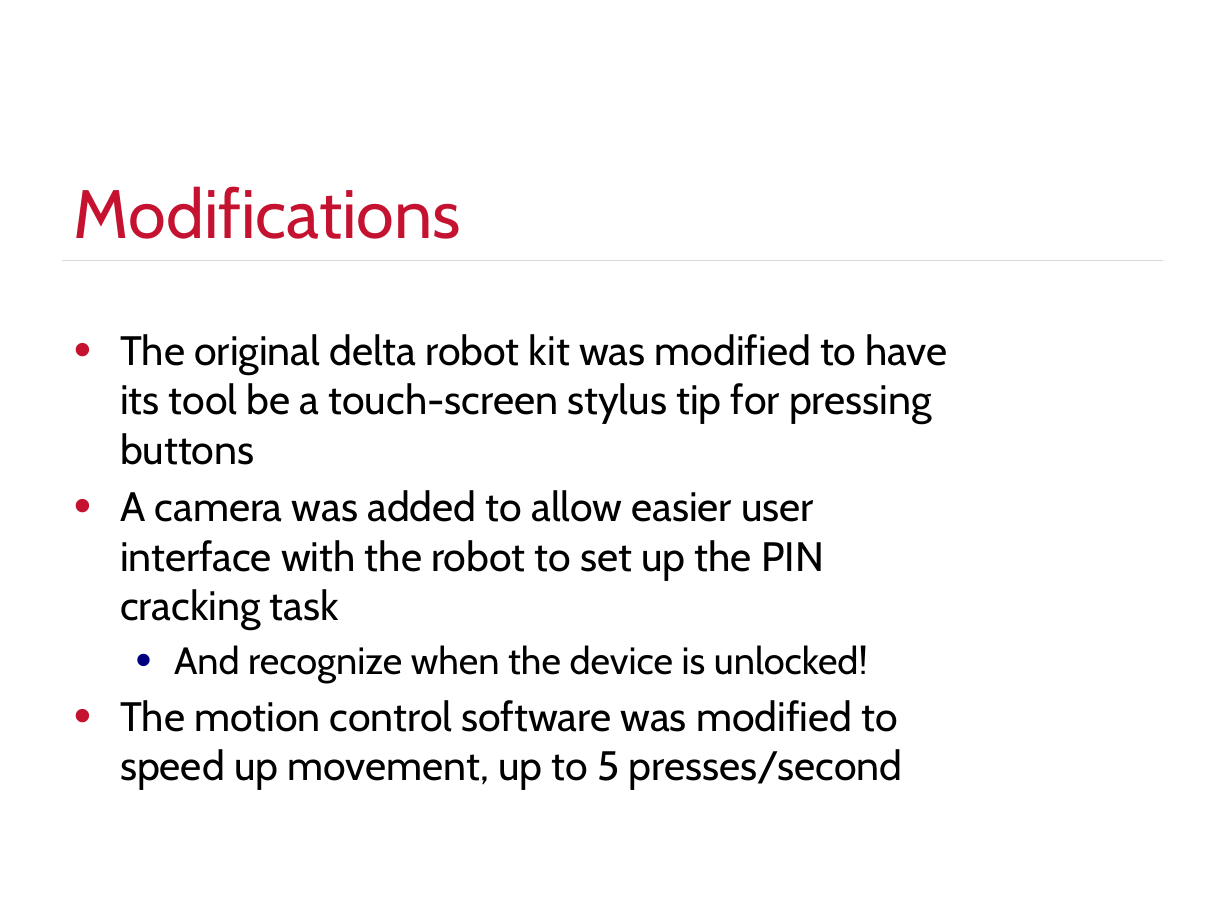
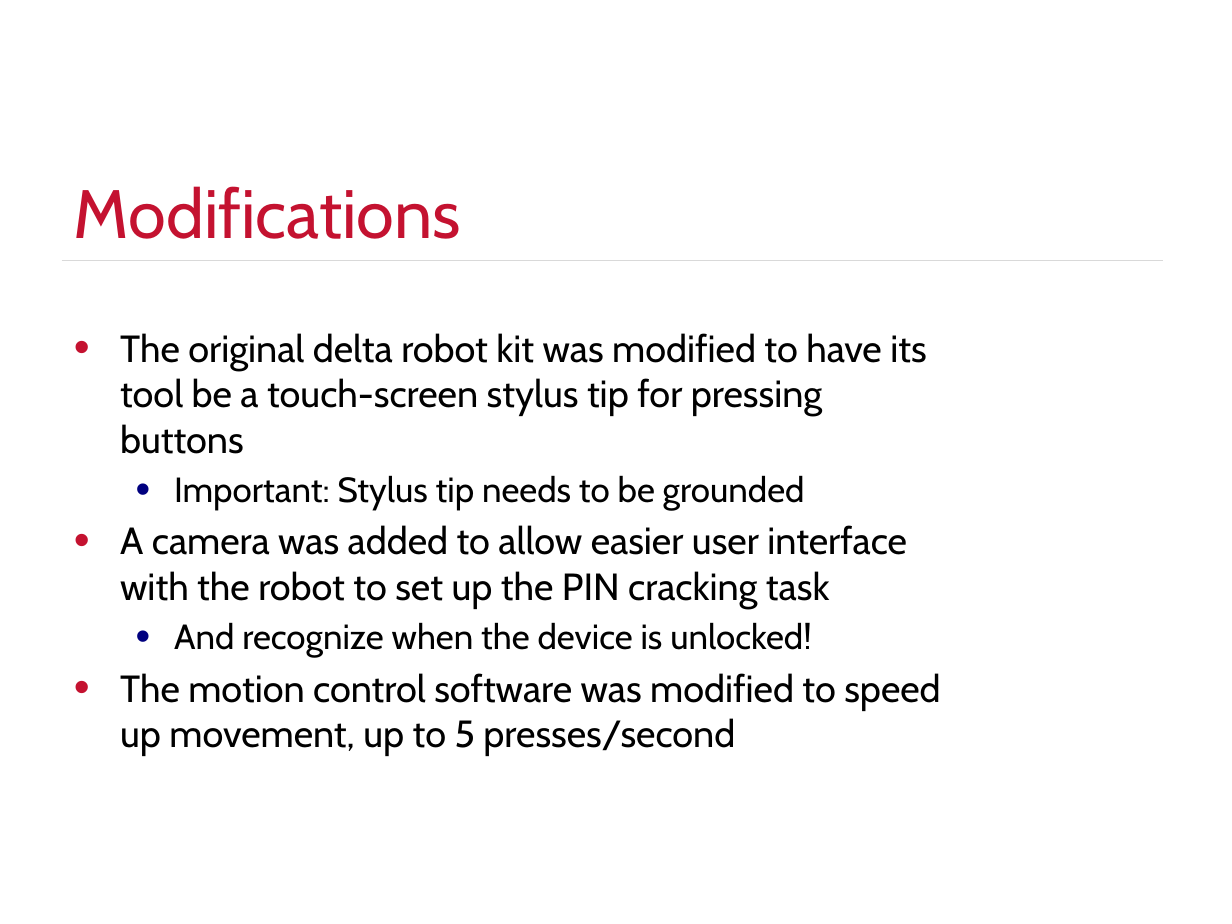
Before and after one commit to justinengler/BruteController, a slide deck: slide 12 of Automated PIN Cracking.pptx (slide 14 before the commit). Drawn at 1232x924 pixels with LibreOffice and Linux fonts; fonts in the diff are those of the drawing; background and template pictures are left out. Boxes give left, top, right and bottom in pixels: in the first picture for what was removed or moved away, otherwise in the second. Text is boxed around its words. In the diff, an @@ line names an element or a change of style, - is before the commit and + after.

```diff
--- a/Automated PIN Cracking.pptx
+++ b/Automated PIN Cracking.pptx
@@ text at bbox=[120, 333, 940, 756]: size 24.1 to 22.1 pt in "The original delta robot kit was modified ...", "A camera was added to allow easier ...", "The motion control software was modified to ..."; size 22.2 to 20.4 pt in "And recognize when the device is unlocked!" @@
@@ text at bbox=[174, 475, 805, 510]: paragraph added @@
+  • Important: Stylus tip needs to be grounded
```
Also in this commit, not shown: 8 other slides changed, 3 slides added, 5 slides removed, 2 other files.
